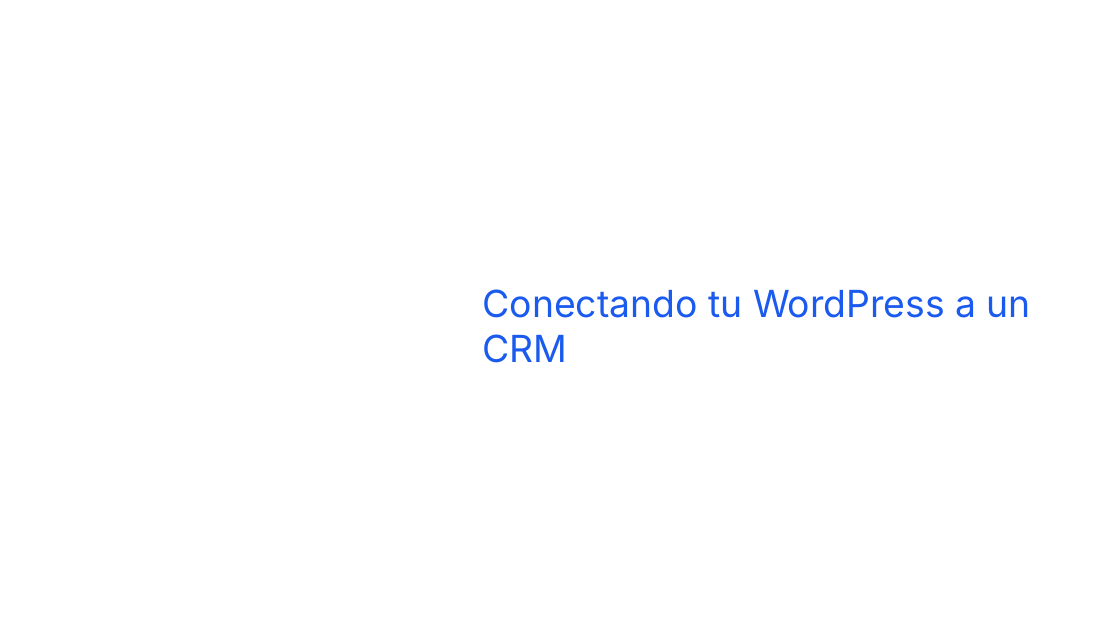
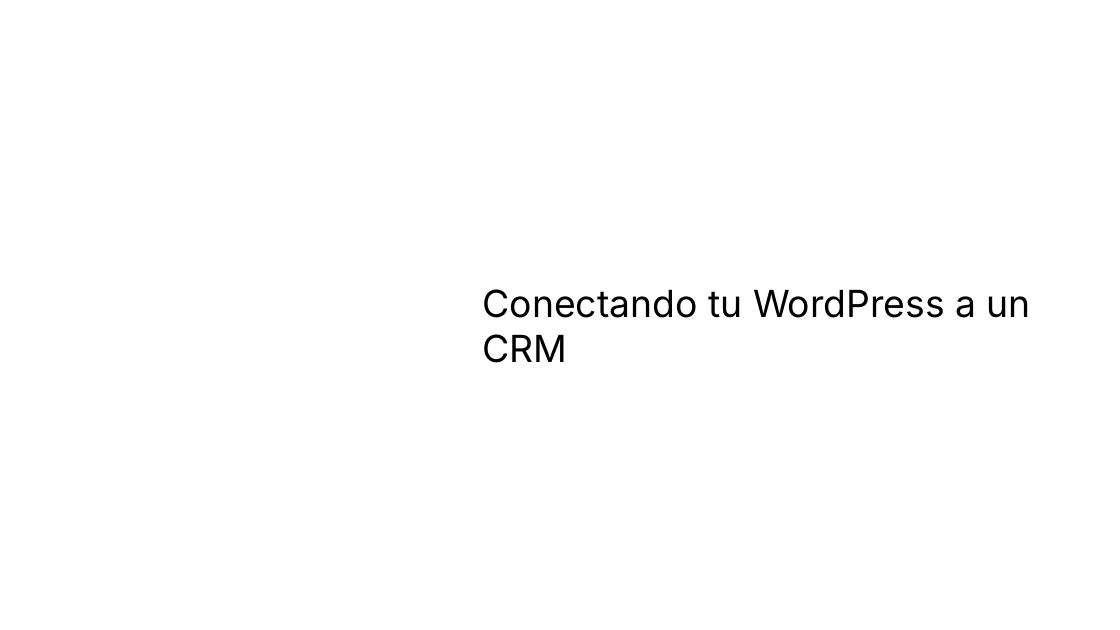
Before and after one commit to gwannon/WordCampBilbao2025, a slide deck: slide 1 of WCBIO25_Jorge-Monclus.pptx. Drawn at 1120x630 pixels with LibreOffice and Linux fonts; fonts in the diff are those of the drawing; background and template pictures are left out. Boxes give left, top, right and bottom in pixels: in the first picture for what was removed or moved away, otherwise in the second. Text is boxed around its words. In the diff, an @@ line names an element or a change of style, - is before the commit and + after.

```diff
--- a/WCBIO25_Jorge-Monclus.pptx
+++ b/WCBIO25_Jorge-Monclus.pptx
@@ title "Conectando tu WordPress a un ..." at [482,289,1031,363]: text colour #1A5AEF to #000000 @@
```
Also in this commit, not shown: 6 slides added, 1 slide removed, 8 other files.
